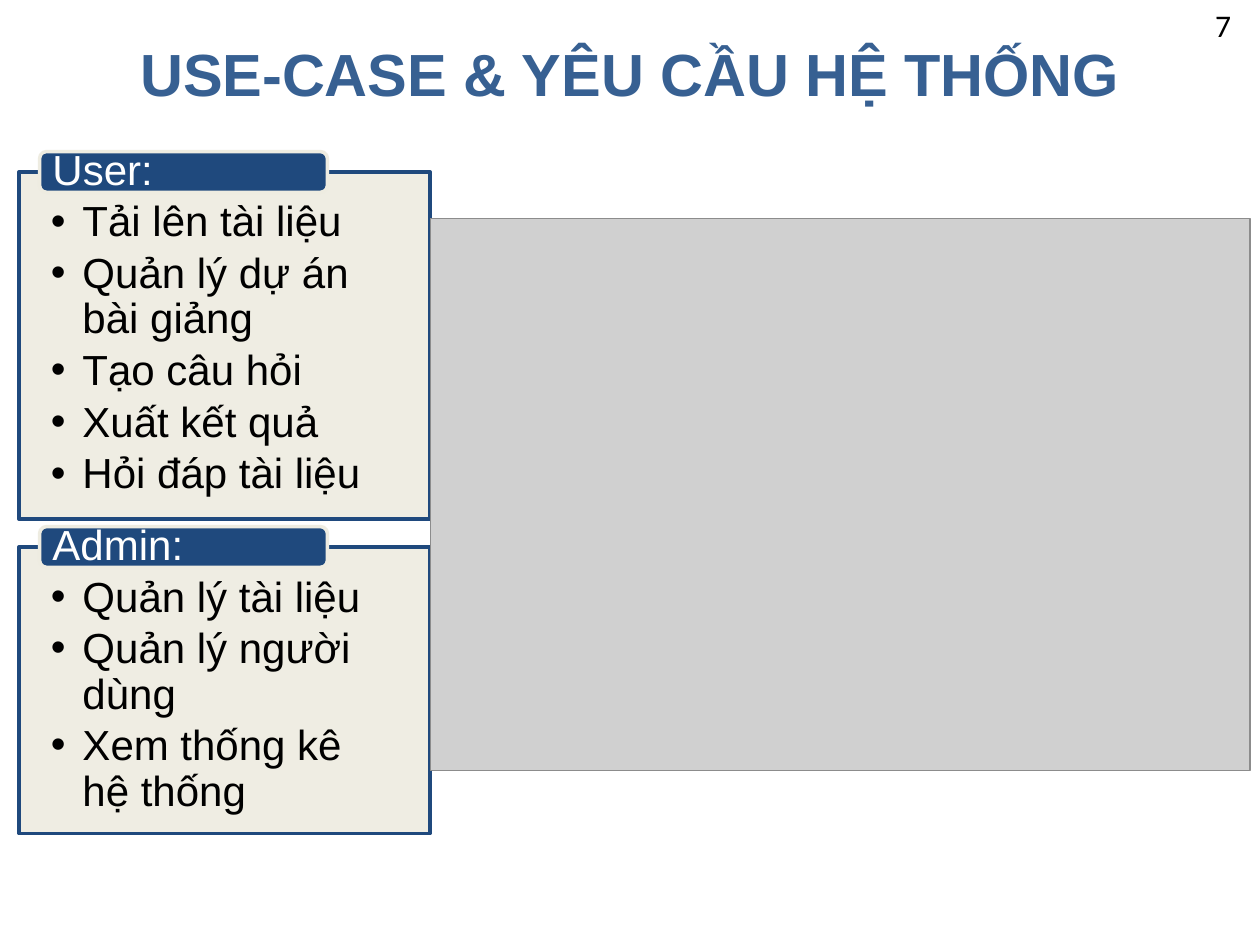
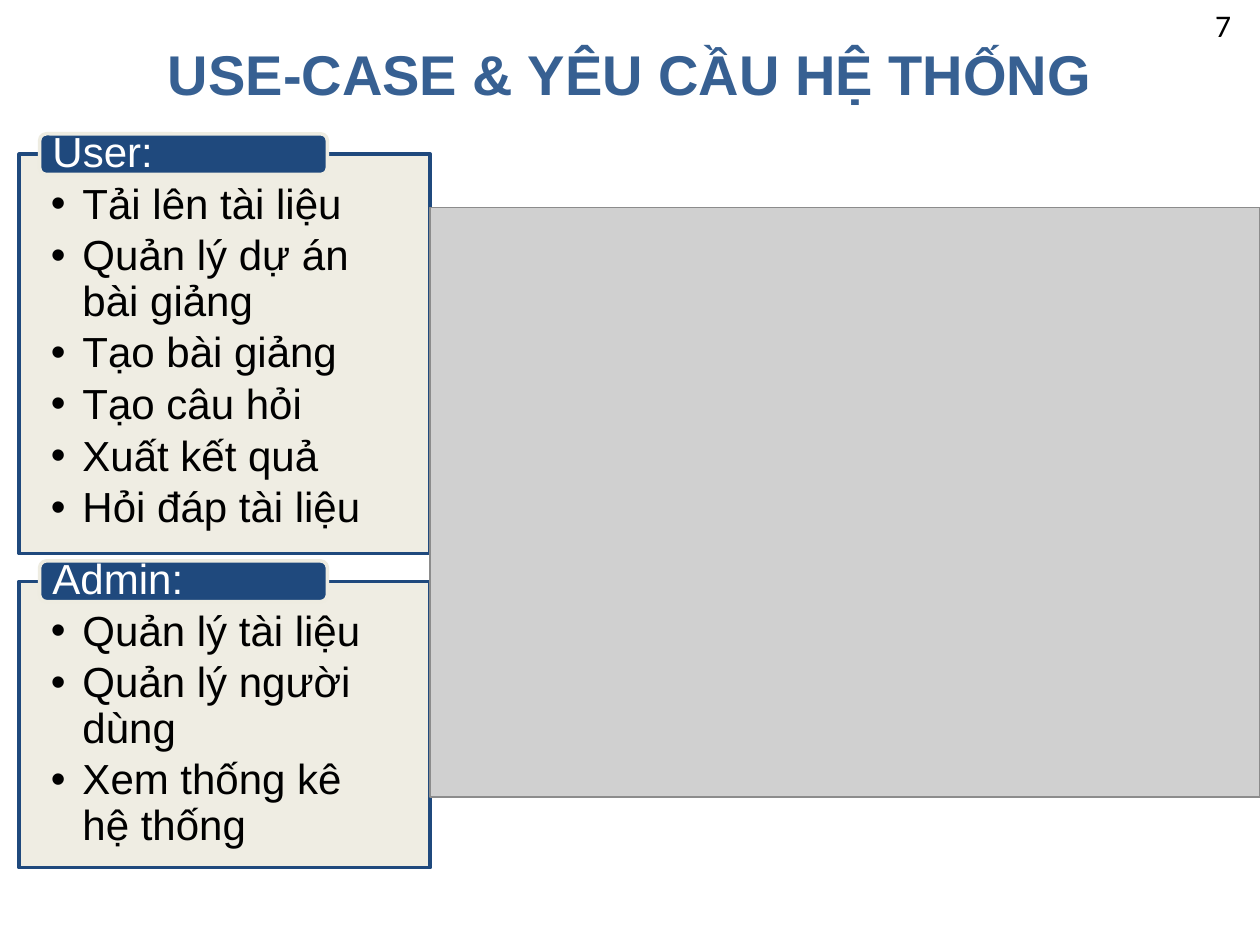
Before and after one commit to nguyentruongvu2/tn-nguyentruongvu-taohoclieu-rag, a slide deck: slide 7 of docs/PPT_RAG_Tao_tai_lieu_giang_day.pptx. Drawn at 1260x945 pixels with LibreOffice and Linux fonts; fonts in the diff are those of the drawing; grey boxes stand for pictures; background and template pictures are left out. Boxes give left, top, right and bottom in pixels: in the first picture for what was removed or moved away, otherwise in the second. Text is boxed around its words. In the diff, an @@ line names an element or a change of style, - is before the commit and + after.

```diff
--- a/docs/PPT_RAG_Tao_tai_lieu_giang_day.pptx
+++ b/docs/PPT_RAG_Tao_tai_lieu_giang_day.pptx
@@ title "USE-CASE & YÊU CẦU HỆ ..." at (168,51,1091,105): size 34 to 32 pt @@
@@ rounded rectangle: place and size @@
-rounded rectangle at (39,151,326,192)
+rounded rectangle at (39,134,326,174)
@@ text "User:": place and size @@
-text "User:" at (52,152,152,194)
+text "User:" at (52,134,152,176)
@@ text "Tải lên tài liệu": place and size @@
-text "Tải lên tài liệu" at (82,204,360,497)
+text "Tải lên tài liệu" at (82,187,360,531)
@@ rectangle: place and size @@
-rectangle at (19,171,430,519)
+rectangle at (19,154,430,553)
@@ picture: place and size @@
-picture at (430,219,1250,771)
+picture at (430,208,1260,798)
@@ text at (82,335,337,376): paragraph added @@
+  •• Tạo bài giảng
@@ 2 texts, 1 rectangle, 1 rounded rectangle: place and size @@
-2 texts, 1 rectangle, 1 rounded rectangle at (19,527,430,833)
+2 texts, 1 rectangle, 1 rounded rectangle at (19,561,430,867)
```
Also in this commit, not shown: 9 other slides changed, 2 slides added, 4 slides removed, 30 other files.
